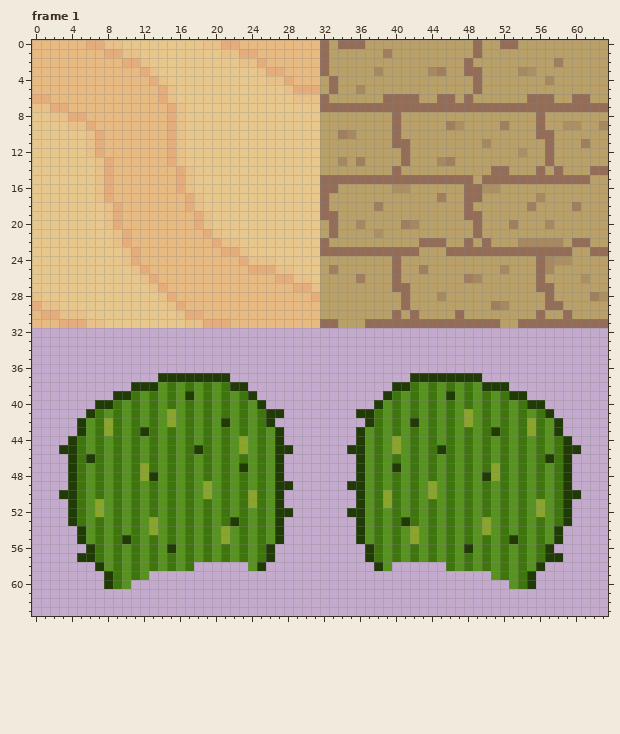
Edited in one commit: pixel-art file (WIP/DesertSprites.aseprite). Above, as it was before the edit.
64x64 pixels, 6 frames. Colours within 5 levels of each other are drawn and written as one. Shown: frame 1. The commit also changed other frames, which this record leaves out.
The result:
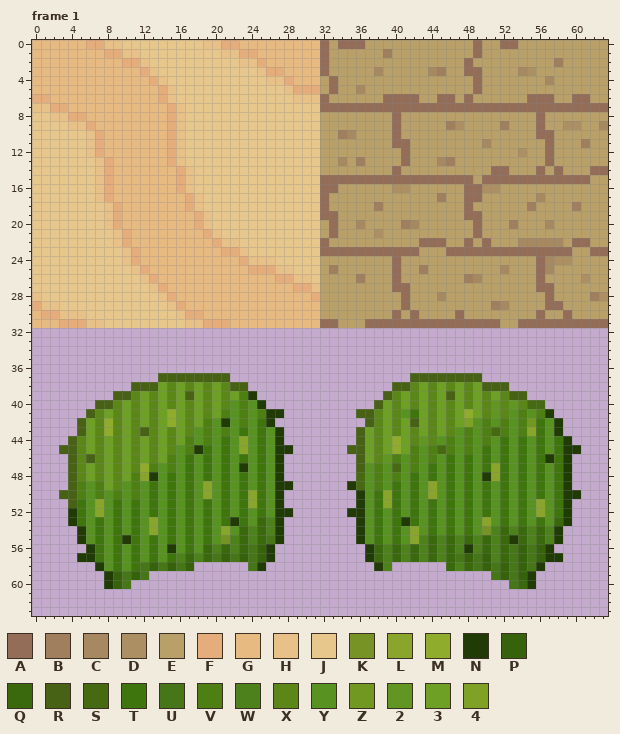
Palette (. is transparent): A #936d58  B #a07f5e  C #a78961  D #ac8f63  E #b8a068  F #e5ad7b  G #e7ba82  H #e8c188  J #e8c78c  K #779225  L #8aa52c  M #8fac2c  N #203b06  P #36620b  Q #39690c  R #476214  S #456a11  T #3f750d  U #467618  V #4e7f13  W #4c811c  X #5a8718  Y #589321  Z #719821  2 #629623  3 #6da024  4 #7ea126
What changed:
Changed rows in their new state; - is an unchanged pixel.
Frame 1, layer "Layer 1":
first column x 3:
37 -----------RRRRRRRR--------------------RRRRRRRR---------
38 --------RRR3X3X3X3XRR----------------RRX3X3X3X3RRR------
39 ------RRX3X3X3R3X3X3V---------------RX3X3X3R3X3X3XRR----
40 ----RRX3X3X3X3X3X3X-V--------------R3X3X3X3X3X3X2X2XSS--
41 ---RX3X3X3X3M3X3X3V-V-V----------RRX3X--3X3X3M3X2X-V-V--
42 --R3XMX3X3X3M3X3V---V-------------RX3X3R3X3X34-V-V-VZ---
43 --R3XMX3XRX3X3X-V-V--------------R3X3X3X3X3X-V-VSV-V----
44 -RX3X3X3X3X3X3V-V----------------R3X3M3X2X-V-V-V--------
45 RRX3X3X3X3X3X-V-----------------RR3X3M3V-VSV-V----------
46 -RXRX3X3X3X3V--------------------R3X2V-V-V--------------
47 -RX3X3X3XMV-V--------------------R-V-S-V----------------
48 -RX3X3X3V------------------------S-V-V------------------
49 -RV-V3X-V------------------------S-V--------------------
50 RRV-V-V-V-----------------------------------------------
51 -R------------------------------------------------------
53 ----------------------QW-------------------------------Q
54 --------------------QWQW-----------------------KWQWQWQW-
55 ------------------KWQWQU----------------WQWQWQWQWQ-QWQW-
56 ----------------QWQWQUP------------QWQWQWQWQW-WQWQUPUP--
57 -------------WQWQUPUPUP------------QWQWQWQWQUPUPWQUPUP--
58 ---------UPUPUP------U--------------W------QWQUPUPUPU---
59 ------PUPU--------------------------------------UPUP----
60 ------PU------------------------------------------UQ----
Boxes around the changes in both pictures, in picture pixels (x1, y1, x2, y2):
changed: (59, 373, 266, 508)
changed: (347, 373, 545, 490)
changed: (113, 517, 275, 589)
changed: (374, 517, 563, 589)
